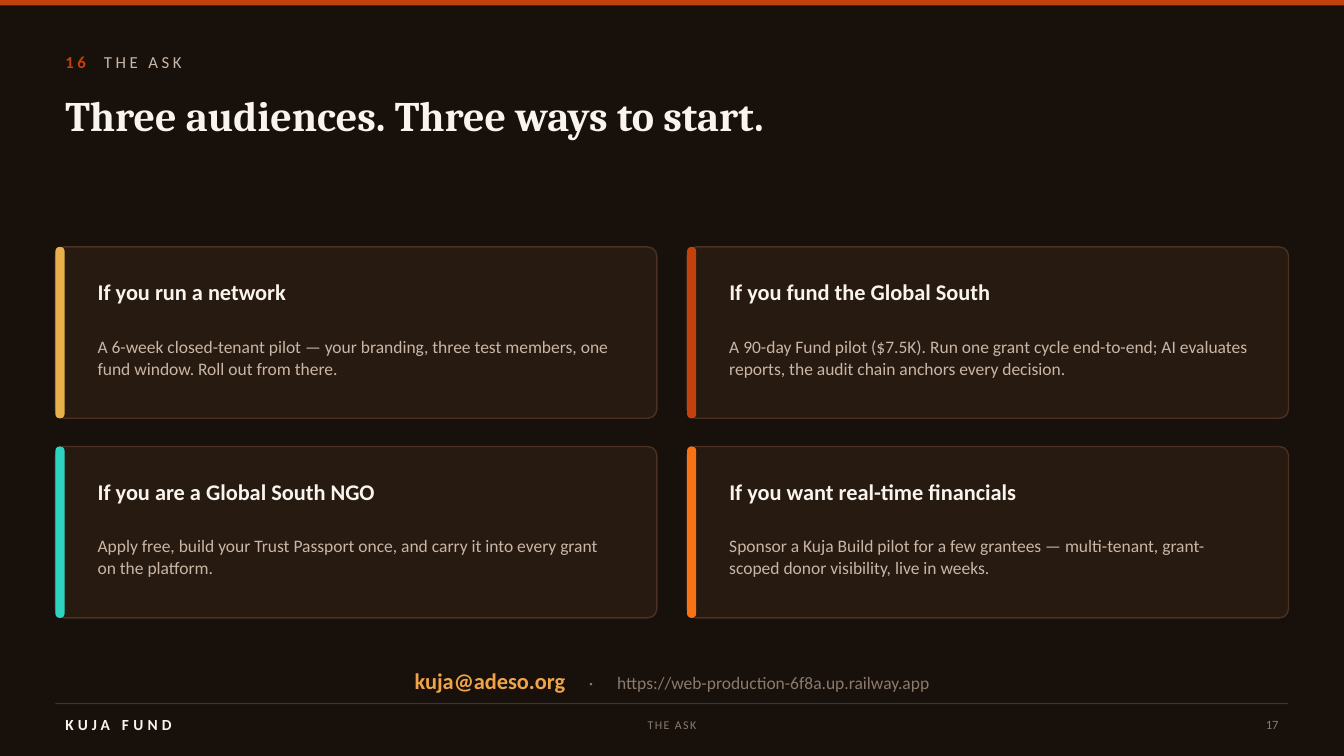
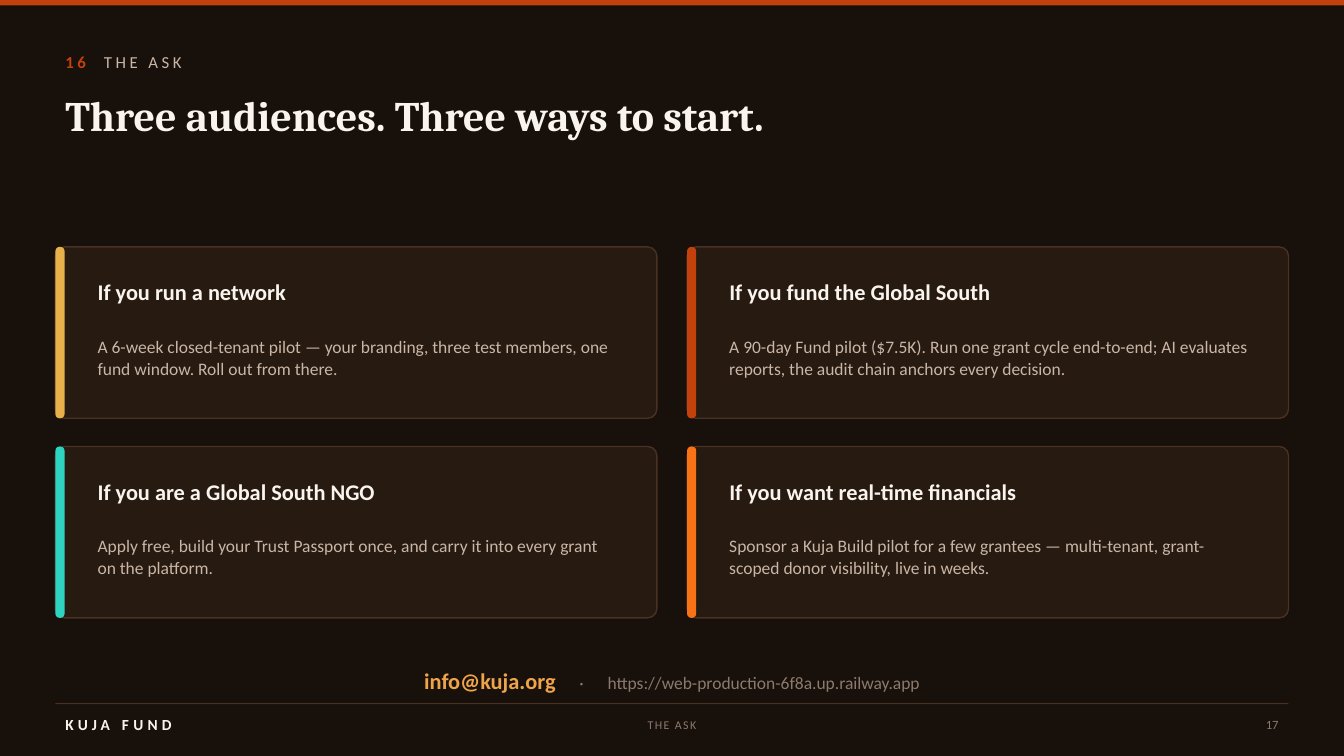
Before and after one commit to idirisloyan/kuja-grant, a slide deck: slide 17 of docs/Kuja_Grant_Pitch_Deck_V6_Aug2026.pptx. Drawn at 1344x756 pixels with LibreOffice and Linux fonts; fonts in the diff are those of the drawing. Boxes give left, top, right and bottom in pixels: in the first picture for what was removed or moved away, otherwise in the second. Text is boxed around its words. In the diff, an @@ line names an element or a change of style, - is before the commit and + after.

```diff
--- a/docs/Kuja_Grant_Pitch_Deck_V6_Aug2026.pptx
+++ b/docs/Kuja_Grant_Pitch_Deck_V6_Aug2026.pptx
@@ text at [424, 673, 920, 693]: text changed @@
-kuja@adeso.org · https://web-production-6f8a.up.railway.app
+info@kuja.org · https://web-production-6f8a.up.railway.app
```
Also in this commit, not shown: 5 other slides changed.
